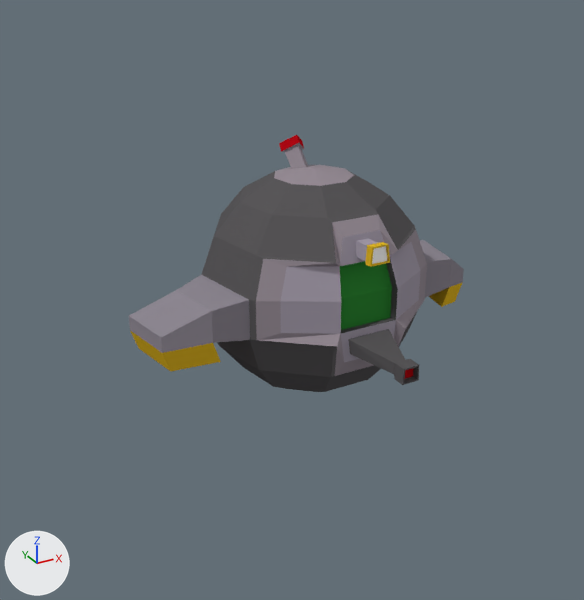
Before and after pictures for a commit that changed the Blender file Models/Objects.blend.
Before and after are seen from a camera (50 mm lens) standing at (-1.45, -2.48, 1.17) and looking at (-0.05, 0.07, -0.1). The axes (+X, +Y, +Z) are drawn at lower left. The lights are the same throughout.

The first picture shows 'robo-glaz'.
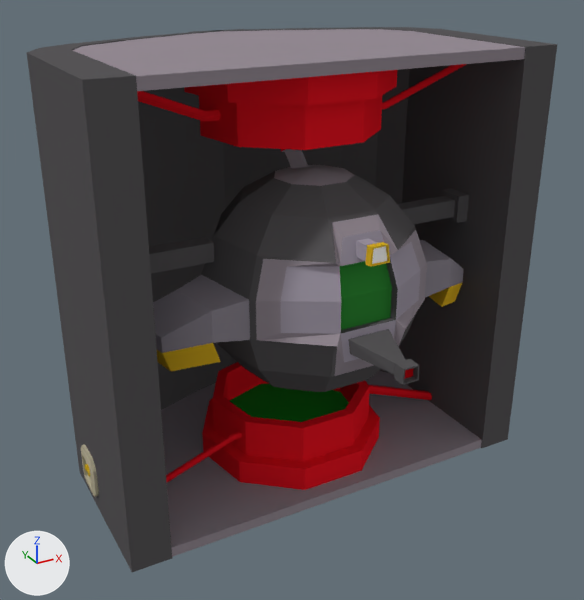
Commit message: Robots and Robots Station

Boxes [x1, y1, x2, y2] around the edits, measured in the pictures (584 x 600 px):
'robot_station_1_main', added (black)
    after: [27, 27, 557, 572]
'robot_station_1_part', added
    after: [72, 29, 525, 557]

The change, as a list of edits to the scene's bpy script:
```text
Add me_cube_034:
    me_cube_034.from_pydata(...)  # 144 vertices, 126 faces; spans x -1.0..120.3, y -5.1..7.0, z -1.7..17.4
    me_cube_034.materials.append(mat_default2)  # picture img_pallete2_png
Add me_cylinder_007:
    me_cylinder_007.from_pydata(...)  # 244 vertices, 202 faces; spans x -2.0..1.9, y -1.1..1.6, z -1.7..30.4
    me_cylinder_007.materials.append(mat_default2)  # picture img_pallete2_png
Add ob_robot_station_1_main:
    ob_robot_station_1_main = bpy.data.objects.new('robot_station_1_main', me_cube_034)
    ob_robot_station_1_main.location = (-0.874, 0.202, -0.704)
    ob_robot_station_1_main.scale = (0.0145, 0.0887, 0.0887)
Add ob_robot_station_1_part:
    ob_robot_station_1_part = bpy.data.objects.new('robot_station_1_part', me_cylinder_007)
    ob_robot_station_1_part.location = (0.0, 0.178, 0.752)
    ob_robot_station_1_part.rotation_euler = (0.0, 3.142, 0.0)  # degrees (0, 180, 0)
    ob_robot_station_1_part.scale = (0.39, 0.39, 0.0527)
```
